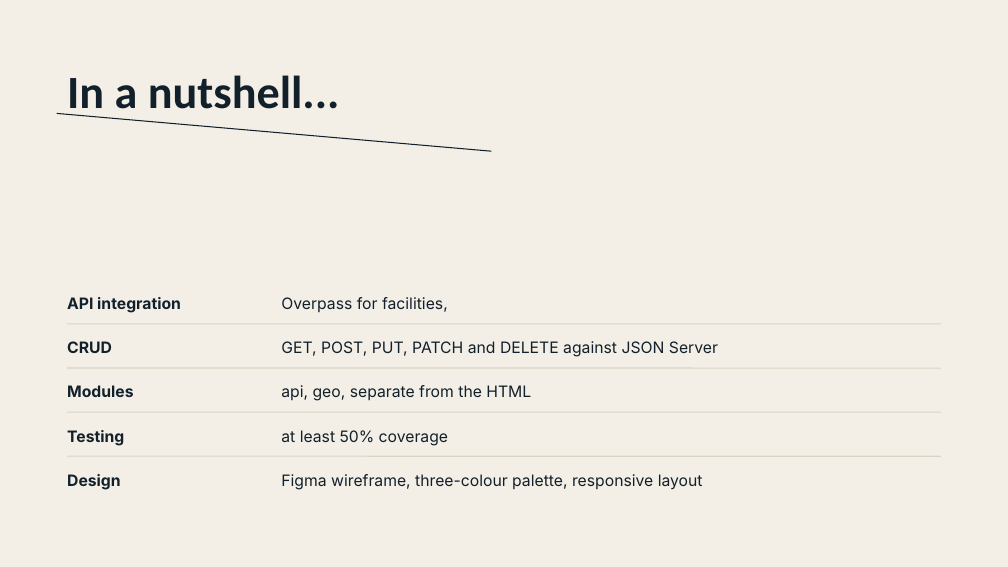
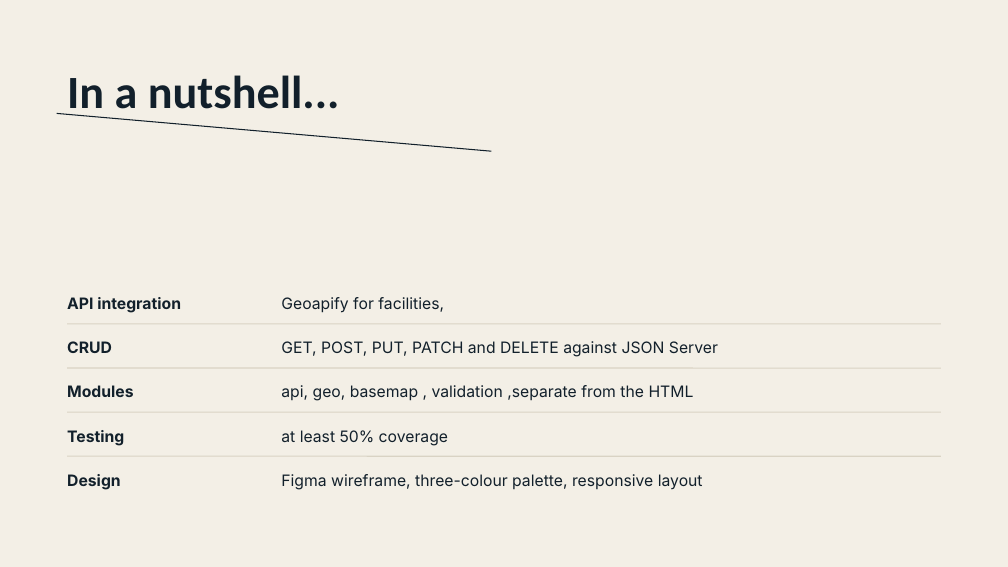
Before and after one commit to andyaketch/Kwa-Ground, a slide deck: slide 5 of Kwa Ground Pitch.pptx. Drawn at 1008x567 pixels with LibreOffice and Linux fonts; fonts in the diff are those of the drawing. Boxes give left, top, right and bottom in pixels: in the first picture for what was removed or moved away, otherwise in the second. Text is boxed around its words. In the diff, an @@ line names an element or a change of style, - is before the commit and + after.

```diff
--- a/Kwa Ground Pitch.pptx
+++ b/Kwa Ground Pitch.pptx
@@ text at <box>281,297,444,313</box>: text changed @@
-Overpass for facilities,
+Geoapify for facilities,
@@ text at <box>281,385,694,401</box>: text changed @@
-api, geo, separate from the HTML
+api, geo, basemap , validation ,separate from the HTML
```
Also in this commit, not shown: 2 other slides changed, 1 other file.
